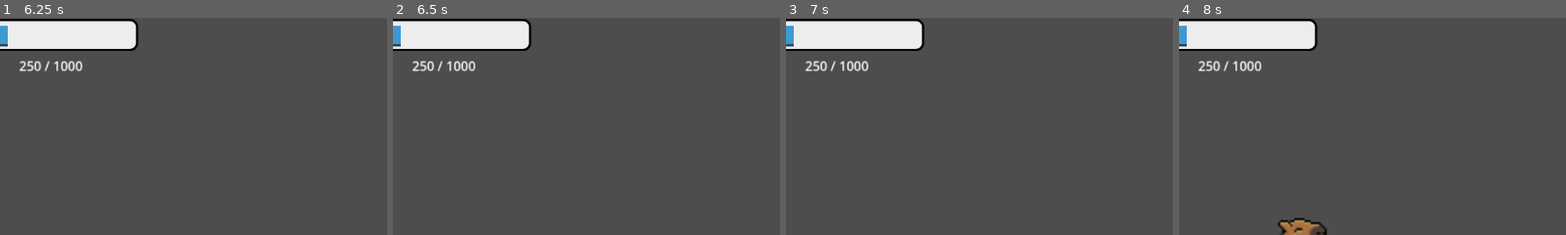
Above: before the commit, frames 1-4 (left to right).
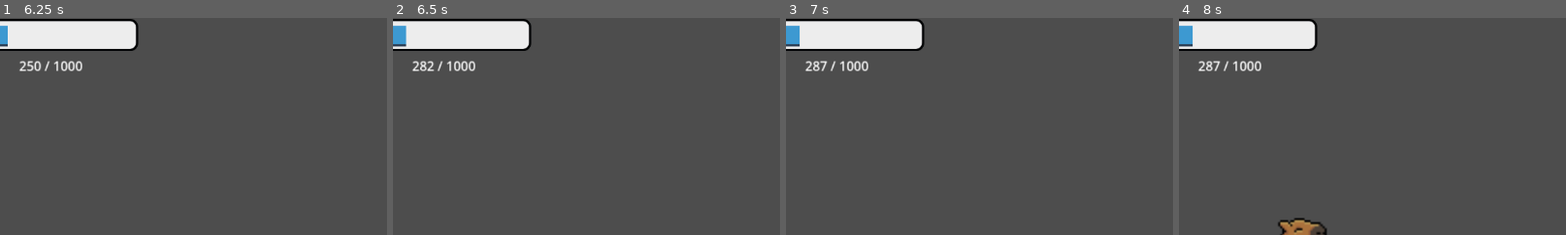
Above: after the commit, the same moments.

Repository: natayadev/carpincho-team
Game: Godot game, scene res://main.tscn
Same seed, same stepped clock (60 frames per second), same inputs: the game is played once before the commit and once after it.
Inputs (mouse positions are % of the whole screen's width and height, from its top left):
- Up to frame 1 (6.25 s): click (19, 59) at 0.5 s; tap Enter at 1.25 s; hold Right (move_right) 1.28-2.03 s; hold Down (move_down) 2.03-2.78 s; hold Right (move_right) 2.78-3.53 s; hold Up (move_up) 3.53-4.28 s; hold Left (move_left) 4.28-5.78 s; hold Down (move_down) from 5.78 s (still down)
- Up to frame 2 (6.5 s): keep holding Down (move_down)
- Up to frame 3 (7 s): release Down (move_down) at 6.53 s; hold Right (move_right) from 6.53 s (still down)
- Up to frame 4 (8 s): release Right (move_right) at 7.28 s; hold Up (move_up) from 7.28 s (still down)
The pictures show only the part of the screen within x 33-83%, y 3-53%; the shares and areas given below are measured in that part.

Frame 1 is identical in both runs. In frame 2, 0.2% of the frame differs, in the area x 2-11%, y 3-25%; in frame 3, 0.2%; in frame 4, 0.2%.

Commit message:
Actualiza colisiones del player y de las áreas de sumar y quitar vida o energia

Diff:
--- a/main.tscn
+++ b/main.tscn
@@ -17,6 +17,7 @@
 script = ExtResource("1_0xm2m")
 
 [node name="Player" parent="." instance=ExtResource("1_ig7tw")]
+collision_mask = 2
 
 [node name="ScoreTimer" type="Timer" parent="."]
 
@@ -30,6 +31,7 @@
 [node name="HUD" parent="." instance=ExtResource("4_1bvp3")]
 
 [node name="RedArea" type="Area2D" parent="."]
+collision_layer = 2
 script = SubResource("GDScript_h2yge")
 
 [node name="CollisionShape2D" type="CollisionShape2D" parent="RedArea"]
@@ -38,6 +40,7 @@
 debug_color = Color(0.980392, 0, 0.392157, 0.713726)
 
 [node name="BlueArea" type="Area2D" parent="."]
+collision_layer = 2
 
 [node name="CollisionShape2D" type="CollisionShape2D" parent="BlueArea"]
 position = Vector2(160, 580)
@@ -54,8 +57,7 @@
 [connection signal="timeout" from="ScoreTimer" to="." method="_on_score_timer_timeout"]
 [connection signal="timeout" from="StartTimer" to="." method="_on_start_timer_timeout"]
 [connection signal="start_game" from="HUD" to="." method="new_game"]
-[connection signal="body_entered" from="RedArea" to="." method="_on_red_area_body_entered"]
-[connection signal="body_entered" from="RedArea" to="Player" method="_on_red_area_body_entered"]
-[connection signal="body_exited" from="RedArea" to="Player" method="_on_red_area_body_exited"]
-[connection signal="body_entered" from="BlueArea" to="Player" method="_on_blue_area_body_entered"]
-[connection signal="body_exited" from="BlueArea" to="Player" method="_on_blue_area_body_exited"]
+[connection signal="area_entered" from="RedArea" to="Player" method="_on_red_area_area_entered"]
+[connection signal="area_exited" from="RedArea" to="Player" method="_on_red_area_area_exited"]
+[connection signal="area_entered" from="BlueArea" to="Player" method="_on_blue_area_area_entered"]
+[connection signal="area_exited" from="BlueArea" to="Player" method="_on_blue_area_area_exited"]
--- a/player.gd
+++ b/player.gd
@@ -52,7 +52,7 @@
 		health = max(health, 0)
 		emit_signal("health_changed", health)
 		if health == 0:
-			_on_body_entered(self)
+			_on_player_death()
 
 	# Recuperación de energía
 	if touching_blue:
@@ -60,7 +60,7 @@
 		stamina = min(stamina, max_stamina)
 		emit_signal("stamina_changed", stamina)
 
-func _on_body_entered(_body: Node2D) -> void:
+func _on_player_death():
 	hide()
 	hit.emit()
 	$CollisionShape2D.set_deferred("disabled", true)
@@ -70,18 +70,22 @@
 	show()
 	$CollisionShape2D.disabled = false
 
-func _on_red_area_body_entered(body):
+func _on_red_area_area_entered(body):
 	if body == self:
 		touching_red = true
+		print("Entré en zona roja")
 
-func _on_red_area_body_exited(body):
+func _on_red_area_area_exited(body):
 	if body == self:
 		touching_red = false
+		print("Salí de zona roja")
 
-func _on_blue_area_body_entered(body):
+func _on_blue_area_area_entered(body):
 	if body == self:
 		touching_blue = true
+		print("Entré en zona azul")
 
-func _on_blue_area_body_exited(body):
+func _on_blue_area_area_exited(body):
 	if body == self:
 		touching_blue = false
+		print("Salí de zona azul")
--- a/player.tscn
+++ b/player.tscn
@@ -101,8 +101,8 @@
 }]
 
 [sub_resource type="CapsuleShape2D" id="CapsuleShape2D_b26j0"]
-radius = 25.0
-height = 62.0
+radius = 39.0
+height = 114.0
 
 [node name="Player" type="Area2D"]
 script = ExtResource("1_sweqy")
@@ -114,4 +114,5 @@
 animation = &"up"
 
 [node name="CollisionShape2D" type="CollisionShape2D" parent="."]
+rotation = 1.5708
 shape = SubResource("CapsuleShape2D_b26j0")
